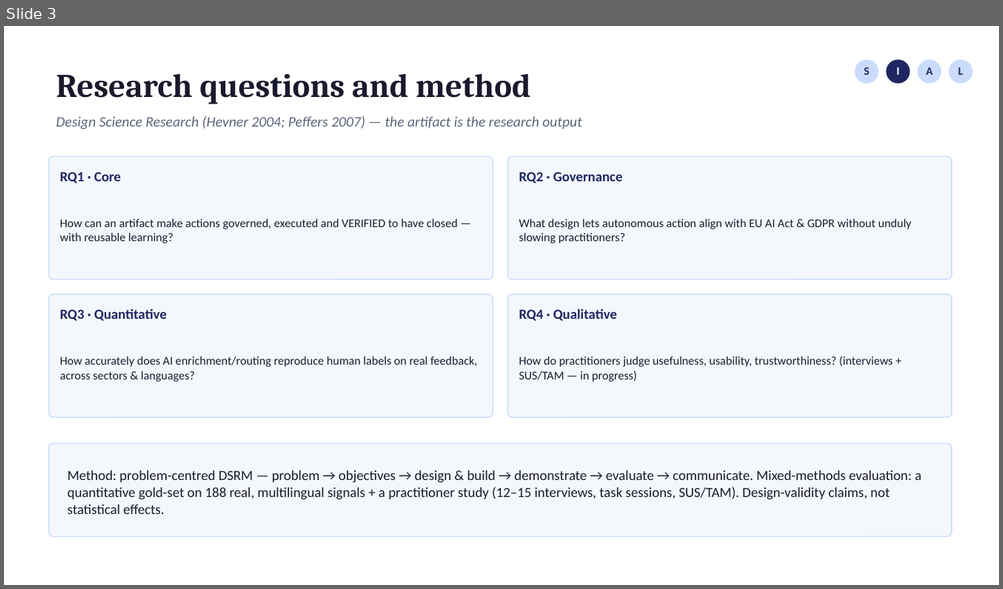
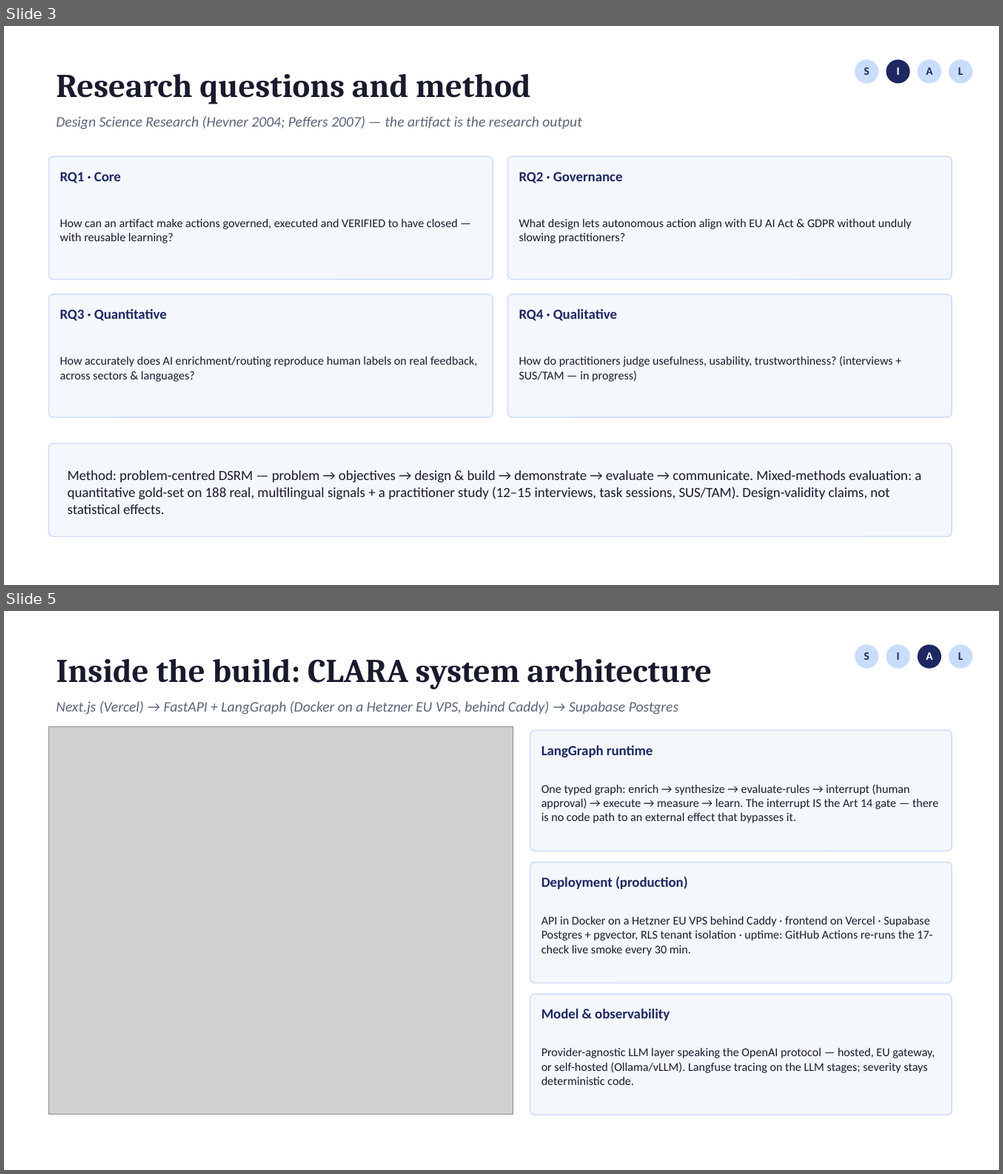
Before and after one commit to fogu13/CLARA, a slide deck: thesis/defense/defense_deck.pptx. Shown one above the other, each under a label of ours: slide 3 before the commit, slides 3 and 5 after it; the slides between them are not shown. The pictures are 1003x589 and 1003x1174 pixels, drawn with LibreOffice and Linux fonts; fonts in the diff are those of the drawing; grey boxes stand for pictures. Boxes give left, top, right and bottom in pixels: in the first picture for what was removed or moved away, otherwise in the second. Text is boxed around its words. In the diff, an @@ line names an element or a change of style, - is before the commit and + after.

```diff
--- a/thesis/defense/defense_deck.pptx
+++ b/thesis/defense/defense_deck.pptx
@@ slide 5 added at bbox=[4, 611, 999, 1170], background #FFFFFF @@
@@ ellipse added at bbox=[854, 644, 879, 669], fill #CADCFC @@
@@ text added at bbox=[864, 652, 869, 660], 11 pt, text #1E2761, bold @@
+S
@@ ellipse added at bbox=[886, 644, 910, 669], fill #CADCFC @@
@@ text added at bbox=[896, 652, 899, 660], 11 pt, text #1E2761, bold @@
+I
@@ ellipse added at bbox=[917, 644, 941, 669], fill #1E2761 @@
@@ text added at bbox=[925, 652, 932, 660], 11 pt, text #FFFFFF, bold @@
+A
@@ ellipse added at bbox=[948, 644, 973, 669], fill #CADCFC @@
@@ text added at bbox=[958, 652, 962, 660], 11 pt, text #1E2761, bold @@
+L
@@ text added at bbox=[56, 659, 711, 689], 32 pt, text #1A1A2E, bold @@
+Inside the build: CLARA system architecture
@@ text added at bbox=[56, 701, 678, 715], 14 pt, text #5A6478, italic @@
+Next.js (Vercel) → FastAPI + LangGraph (Docker on a Hetzner EU VPS, behind Caddy) → Supabase Postgres
@@ picture added at bbox=[48, 726, 513, 1115] @@
@@ rounded rectangle added at bbox=[530, 730, 951, 851], fill #F4F7FC, outline #CADCFC 1 pt @@
@@ text added at bbox=[541, 745, 652, 758], 13.5 pt, text #1E2761, bold @@
+LangGraph runtime
@@ text added at bbox=[541, 784, 938, 823], 11.5 pt, text #1A1A2E @@
+One typed graph: enrich → synthesize → evaluate-rules → interrupt (human approval) → execute → measure → learn. The interrupt IS the Art 14 gate — there is no code path to an external effect that bypasses it.
@@ rounded rectangle added at bbox=[530, 863, 951, 983], fill #F4F7FC, outline #CADCFC 1 pt @@
@@ text added at bbox=[541, 877, 688, 889], 13.5 pt, text #1E2761, bold @@
+Deployment (production)
@@ text added at bbox=[541, 916, 932, 956], 11.5 pt, text #1A1A2E @@
+API in Docker on a Hetzner EU VPS behind Caddy · frontend on Vercel · Supabase Postgres + pgvector, RLS tenant isolation · uptime: GitHub Actions re-runs the 17-check live smoke every 30 min.
@@ rounded rectangle added at bbox=[530, 994, 951, 1116], fill #F4F7FC, outline #CADCFC 1 pt @@
@@ text added at bbox=[541, 1008, 669, 1021], 13.5 pt, text #1E2761, bold @@
+Model & observability
@@ text added at bbox=[541, 1048, 934, 1085], 11.5 pt, text #1A1A2E @@
+Provider-agnostic LLM layer speaking the OpenAI protocol — hosted, EU gateway, or self-hosted (Ollama/vLLM). Langfuse tracing on the LLM stages; severity stays deterministic code.
```
Also in this commit, not shown: 5 slides changed, 4 other slides added, 15 other files.
